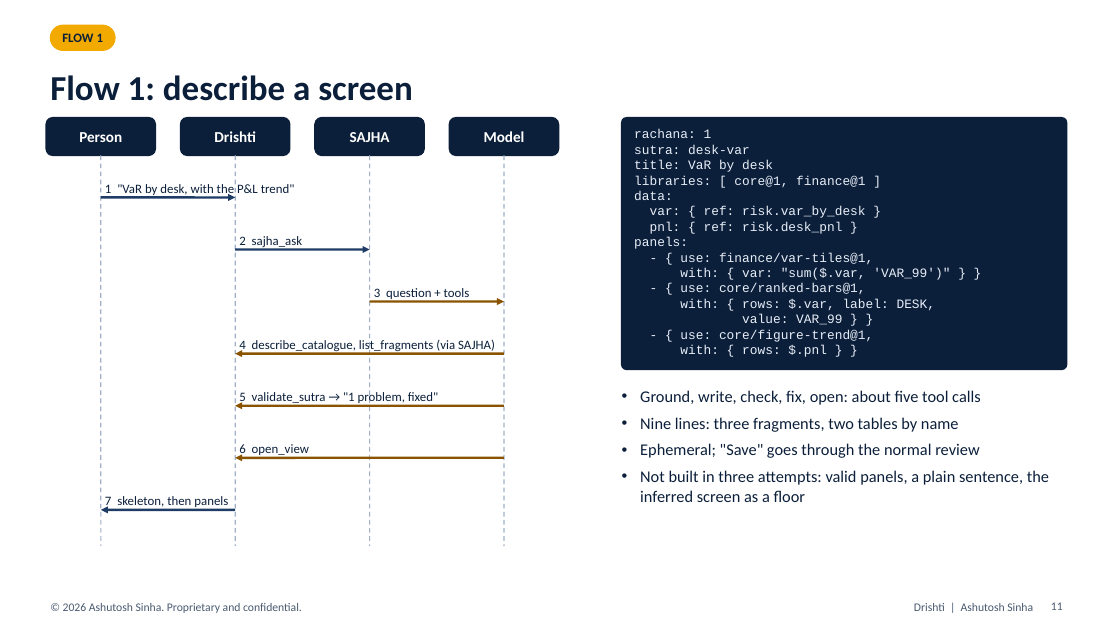
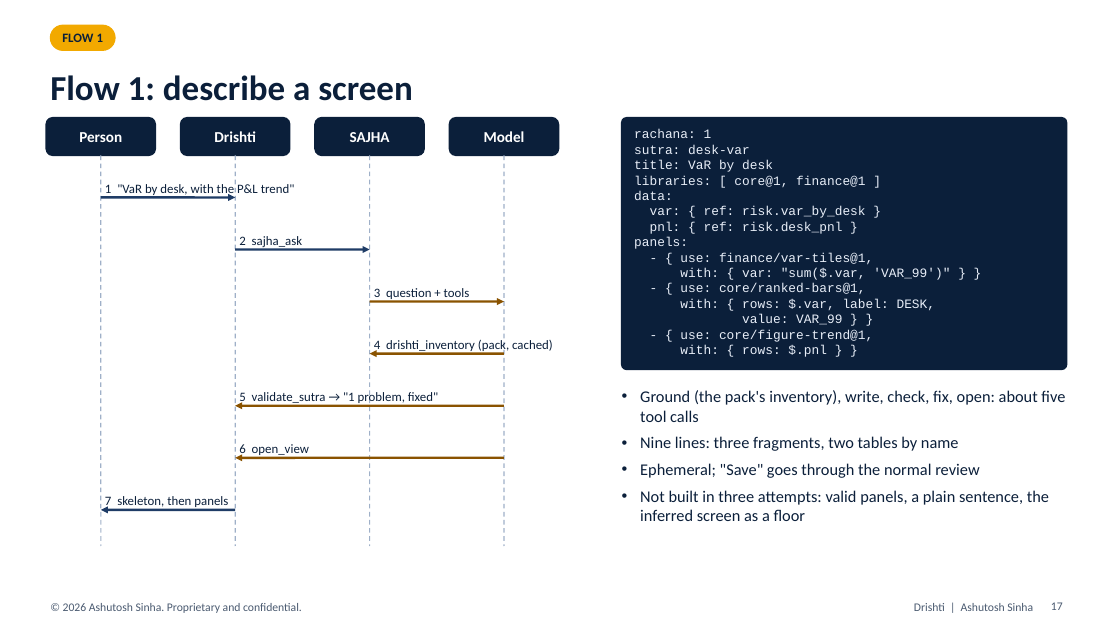
Before and after one commit to ajsinha/drishti, a slide deck: slide 17 of docs/plans/I9_GENUI_SAJHA.pptx (slide 11 before the commit). Drawn at 1120x630 pixels with LibreOffice and Linux fonts; fonts in the diff are those of the drawing. Boxes give left, top, right and bottom in pixels: in the first picture for what was removed or moved away, otherwise in the second. Text is boxed around its words. In the diff, an @@ line names an element or a change of style, - is before the commit and + after.

Commit message:
i9 GenUI deck rebuilt from the amended outline: tool pack, portable views, GD1-GD22 with status (40 slides)

```diff
--- a/docs/plans/I9_GENUI_SAJHA.pptx
+++ b/docs/plans/I9_GENUI_SAJHA.pptx
@@ arrow moved from (504, 354) - (235, 354) to (504, 354) - (370, 354) @@
@@ text at (374,340,553,353): text changed @@
-4 describe_catalogue, list_fragments (via SAJHA)
+4 drishti_inventory (pack, cached)
@@ text at (640,390,1065,422): text changed @@
-• Ground, write, check, fix, open: about five tool calls
+• Ground (the pack's inventory), write, check, fix, open: about five tool calls
@@ page number at (1051,602,1063,610): text changed @@
-11
+17
```
Also in this commit, not shown: 19 other slides changed, 14 slides added.
